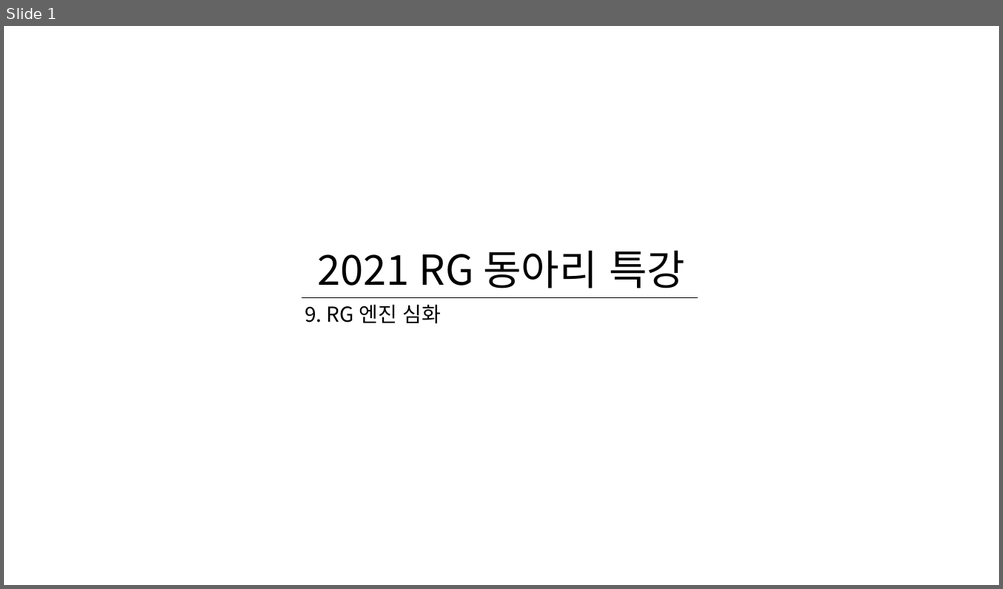
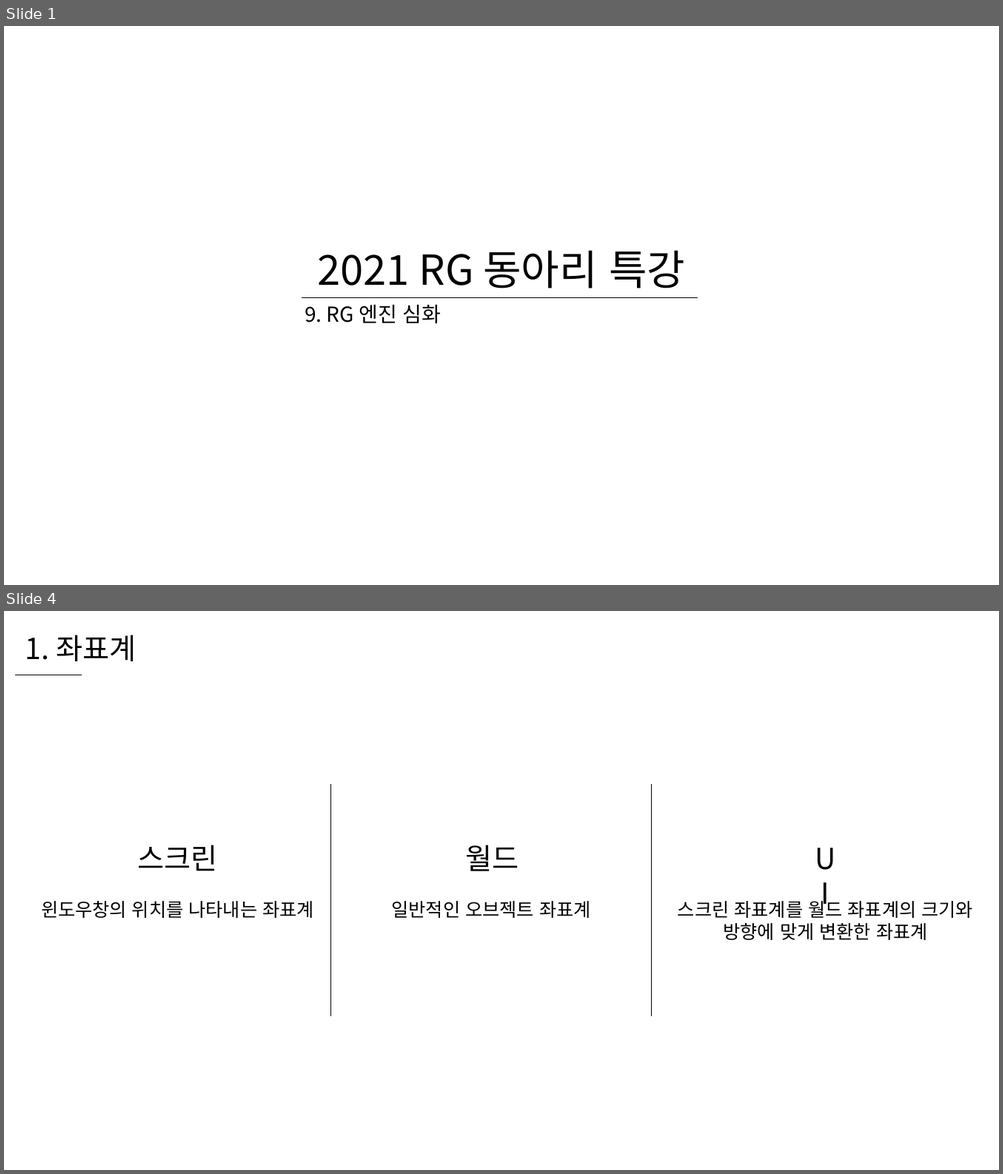
Before and after one commit to WooLyung/2021-RG-Lecture, a slide deck: 수업 자료/9 - RG 엔진 심화.pptx. Shown one above the other, each under a label of ours: slide 1 before the commit, slides 1 and 4 after it; the slides between them are not shown. The pictures are 1003x589 and 1003x1174 pixels, drawn with LibreOffice and Linux fonts; fonts in the diff are those of the drawing. Boxes give left, top, right and bottom in pixels: in the first picture for what was removed or moved away, otherwise in the second. Text is boxed around its words. In the diff, an @@ line names an element or a change of style, - is before the commit and + after.

```diff
--- a/수업 자료/9 - RG 엔진 심화.pptx
+++ b/수업 자료/9 - RG 엔진 심화.pptx
@@ slide 4 added at (x1=4, y1=611, x2=999, y2=1170), background #FFFFFF @@
@@ text added at (x1=25, y1=635, x2=136, y2=661), 28 pt, text #000000 @@
+1. 좌표계
@@ line added from (14, 675) to (82, 675), #000000 0.5 pt @@
@@ line added from (331, 784) to (331, 1017), #000000 0.5 pt @@
@@ line added from (652, 784) to (652, 1017), #000000 0.5 pt @@
@@ text added at (x1=137, y1=845, x2=217, y2=871), 28 pt, text #000000 @@
+스크린
@@ text added at (x1=466, y1=845, x2=519, y2=871), 28 pt, text #000000 @@
+월드
@@ text added at (x1=804, y1=837, x2=847, y2=880), 28 pt, text #000000 @@
+UI
@@ text added at (x1=677, y1=897, x2=973, y2=940), 18 pt, text #000000 @@
+스크린 좌표계를 월드 좌표계의 크기와
+방향에 맞게 변환한 좌표계
@@ text added at (x1=41, y1=901, x2=314, y2=918), 18 pt, text #000000 @@
+윈도우창의 위치를 나타내는 좌표계
@@ text added at (x1=392, y1=901, x2=591, y2=918), 18 pt, text #000000 @@
+일반적인 오브젝트 좌표계
```
Also in this commit, not shown: 2 slides changed, 22 other slides added, 5 other files.
